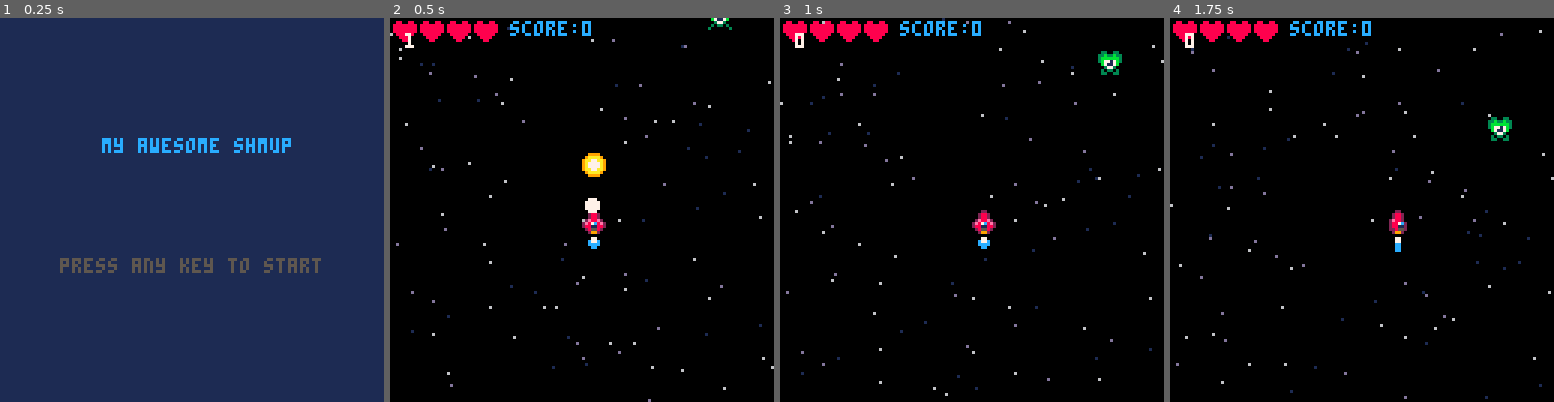
Above: before the commit, frames 1-4 (left to right).
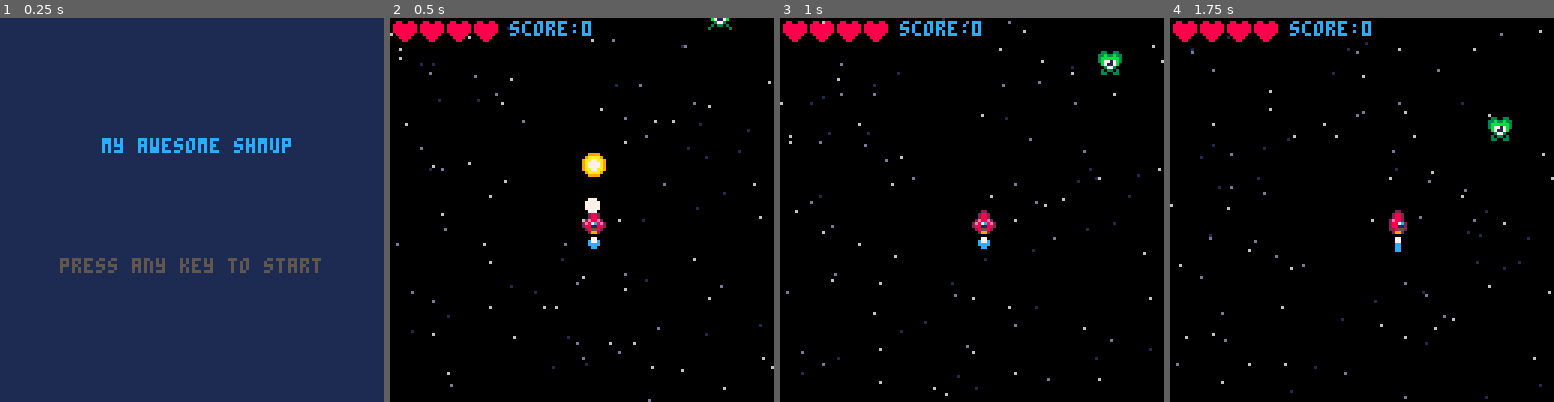
Above: after the commit, the same moments.

Repository: Krystman/lazydevs-pico8-basic-shmup
Game: PICO-8 cartridge shmup.p8
Same seed, same stepped clock (60 frames per second), same inputs: the game is played once before the commit and once after it.
Inputs:
- Up to frame 1 (0.25 s): no input
- Up to frame 2 (0.5 s): tap X (X key) at 0.33 s
- Up to frame 3 (1 s): tap O (Z key) at 0.7 s
- Up to frame 4 (1.75 s): tap X (X key) at 1.07 s; hold Right from 1.6 s (still down); tap O (Z key) at 1.7 s

Frame 1 is identical in both runs. In frame 2, less than 0.1% of the frame differs, in the area x 3-7%, y 3-8%; in frame 3, less than 0.1%; in frame 4, less than 0.1%.

Commit message:
Beginning of 15 - Better Explosions

Diff:
--- a/shmup.p8
+++ b/shmup.p8
@@ -77,6 +77,8 @@
 
  enemies={}
 
+ explods={}
+
  spawnen()
 end
 
@@ -149,8 +151,18 @@
  myen.x=rnd(120)
  myen.y=-8
  myen.spr=21
+ myen.hp=5
+ myen.flash=0
 
  add(enemies,myen)
+end
+
+function explode(expx,expy)
+ local myex={}
+ myex.x=expx
+ myex.y=expy
+ myex.age=1
+ add(explods,myex)
 end
 -->8
 --update
@@ -237,11 +249,18 @@
  for myen in all(enemies) do
   for mybul in all(buls) do
    if col(myen,mybul) then
-    del(enemies,myen)
     del(buls,mybul)
-    sfx(2)
-    score+=1
-    spawnen()
+    myen.hp-=1
+    sfx(3)
+    myen.flash=2
+
+    if myen.hp<=0 then
+     del(enemies,myen)
+     sfx(2)
+     score+=1
+     spawnen()
+     explode(myen.x,myen.y)
+    end
    end
   end
  end
@@ -310,7 +329,14 @@
 
  --drawing enemies
  for myen in all(enemies) do
+  if myen.flash>0 then
+   myen.flash-=1
+   for i=1,15 do
+    pal(i,7)
+   end
+  end
   drwmyspr(myen)
+  pal()
  end
 
  --drawing bullets
@@ -321,6 +347,23 @@
  if muzzle>0 then
   circfill(ship.x+3,ship.y-2,muzzle,7)
  end
+
+ --drawing bullets
+ local exframes={64,64,66,68,70,70,72,72}
+ for myex in all(explods) do
+
+  local myspr=myex.age
+  myspr=flr(myspr)
+  myspr=exframes[myspr]
+
+  spr(myspr,myex.x-4,myex.y-4,2,2)
+  myex.age+=1
+  if myex.age>#exframes then
+   del(explods,myex)
+  end
+ end
+
+
 
  print("score:"..score,40,1,12)
 
@@ -332,7 +375,7 @@
   end
  end
 
- print(#buls,5,5,7)
+ --print(#buls,5,5,7)
 end
 
 function draw_start()
Not shown, changed: 36 lines of the sprite sheet (__gfx__) section of shmup.p8
Not shown, changed: the sound effects (__sfx__) section of shmup.p8
